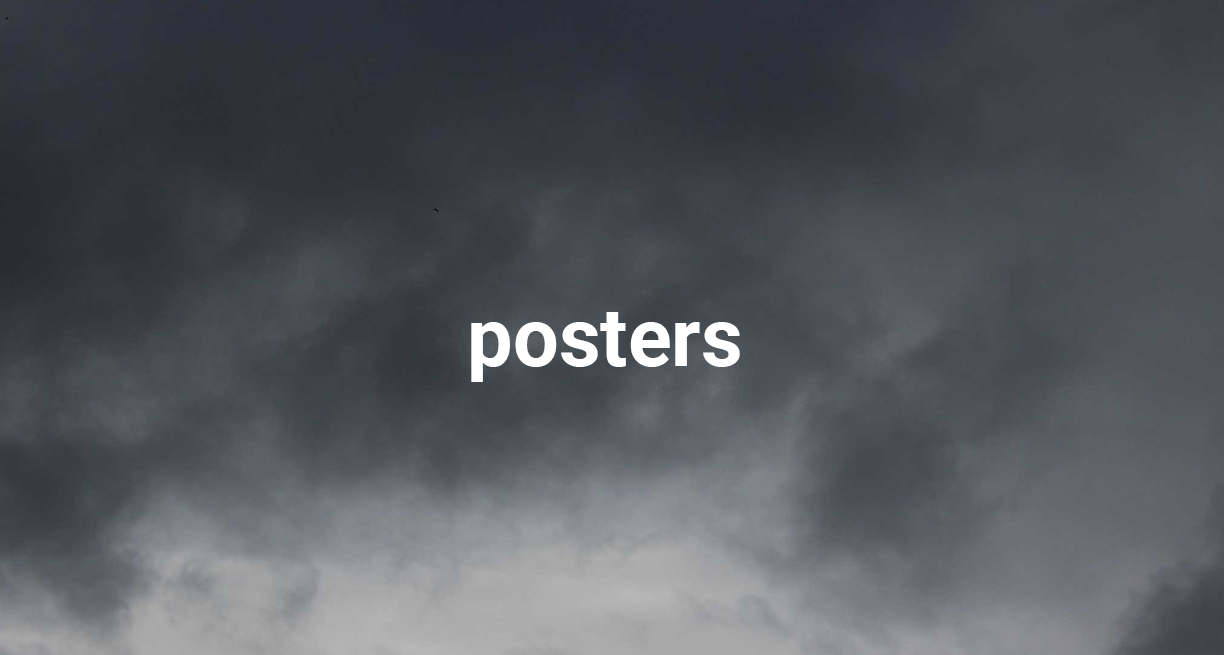
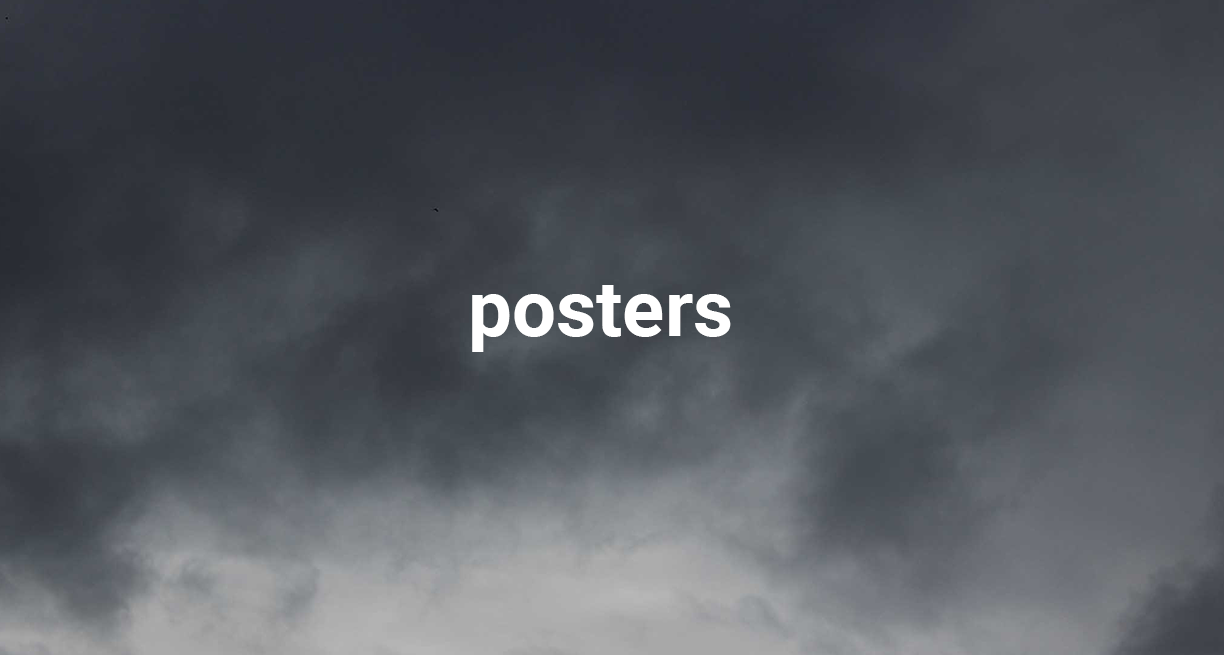
Revision of a layered 1224 x 655 image; what changed, layer by layer:
added layer "posters" (1st of 3) above "Layer 3" over bbox(472, 285, 731, 352)
hid "posters" (2nd of 3) over bbox(471, 312, 740, 382)
